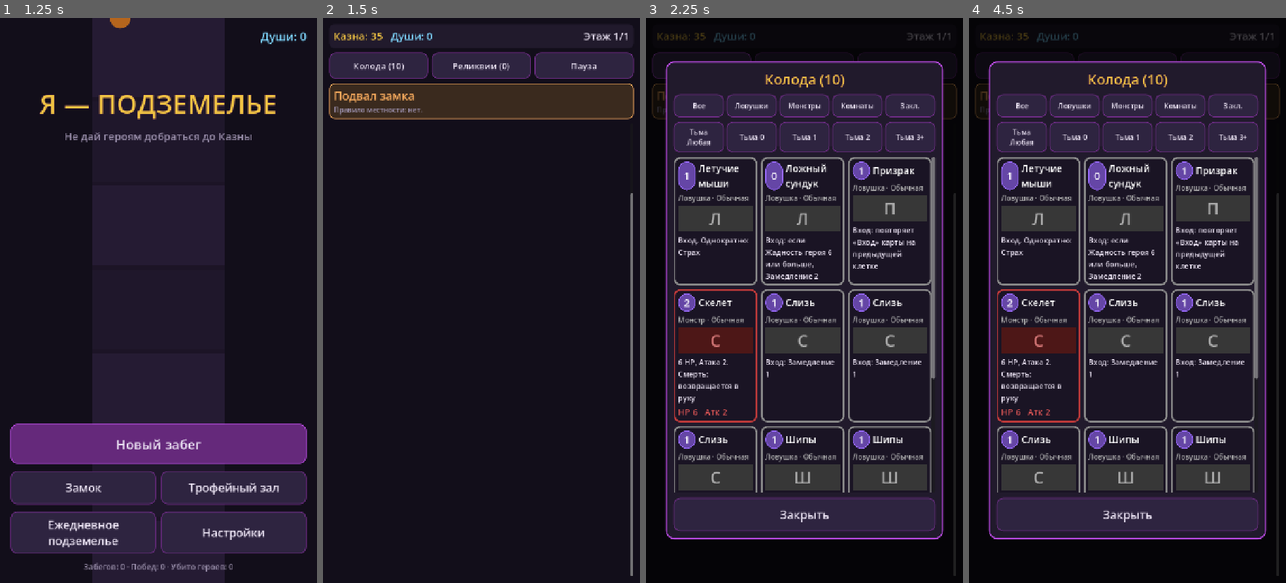
Above: before the commit, frames 1-4 (left to right).
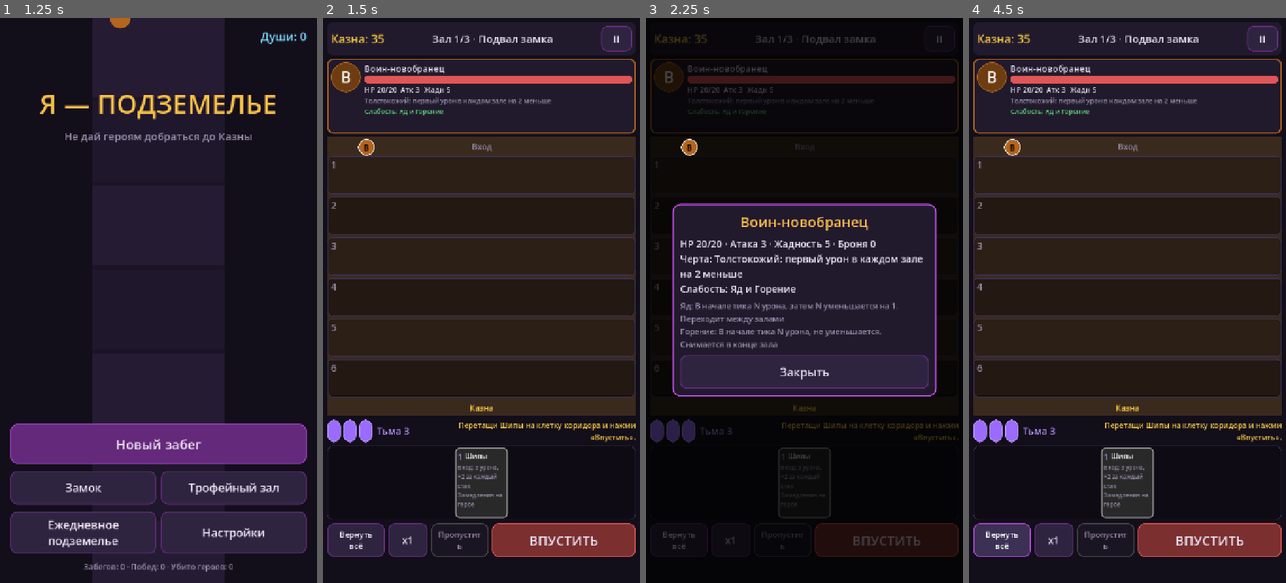
Above: after the commit, the same moments.

Repository: evgengoldwar/NeonPrime
Game: Godot game, scene res://scenes/main.tscn
The game is run twice, just before and just after one commit, with the same random seed, the same clock (stepped at 60 frames per second) and the same inputs.
Inputs (mouse positions are in pixels of both pictures, inside the frame that each line leads up to):
- Up to frame 1 (1.25 s): move the mouse to (228, 272) at 0.52 s; click (228, 272) at 0.67 s
- Up to frame 2 (1.5 s): click "Новый забег" at 1.25 s
- Up to frame 3 (2.25 s): click (703, 63) at 2 s, where only the run before the commit has a clickable "Колода (10)"
- Up to frame 4 (4.5 s): click (1263, 40) at 2.75 s, where only the run after the commit has a clickable "II"; click "Реликвии (0)" (after the commit: "Закрыть") at 3.5 s; click (1000, 537) at 4.25 s, where only the run after the commit has a clickable "Вернуть всё"

Frame 1 is identical in both runs. In frame 2, 48% of the frame differs, in the area x 1-99%, y 1-99%; in frame 3, 64%; in frame 4, 55%.
Error before the commit: Parse Error: Cannot infer the type of "allowed" variable because the value doesn't have a set type. (res://scripts/core/battle.gd:606)

Commit message:
Явно указать типы там, где анализатор не может их вывести
Co-Authored-By: Claude Opus 5.5 <noreply@anthropic.com>
Claude-Session: https://claude.ai/code/session_01CBXFTShUYY1UPBHpFGh8b6

Diff:
--- a/scripts/core/battle.gd
+++ b/scripts/core/battle.gd
@@ -405,7 +405,7 @@
 	if _has_trait(h, "boss_fearless") and h.phase == 2:
 		h.slow = 0
 	if _has_trait(h, "boss_dismantle"):
-		var n := 2 if h.phase == 2 else 1
+		var n: int = 2 if h.phase == 2 else 1
 		for k in n:
 			var best := -1
 			for i in corridor_len:
@@ -603,7 +603,7 @@
 		return
 	if d.type == "trap":
 		if _has_trait(h, "agile") and not h.trap_skipped:
-			var allowed := not (Game.has_collection("thief") and h.trait == "agile" and hall > 0)
+			var allowed: bool = not (Game.has_collection("thief") and h.trait == "agile" and hall > 0)
 			if allowed:
 				h.trap_skipped = true
 				_msg(h, "Перепрыгнул " + d.name)
--- a/scripts/screens/battle.gd
+++ b/scripts/screens/battle.gd
@@ -273,7 +273,7 @@
 		for ch in cp.get_children():
 			ch.queue_free()
 		var closed: bool = i >= b.corridor_len
-		var even := i % 2 == 0
+		var even: bool = i % 2 == 0
 		var base := Color(0, 0, 0, 0.25) if even else Color(0, 0, 0, 0.4)
 		var border := UI.PANEL3
 		if selected >= 0 and selected < b.hand.size() and b.phase == "prep" and not closed:
--- a/scripts/screens/map.gd
+++ b/scripts/screens/map.gd
@@ -62,7 +62,7 @@
 	for n in Game.run.map.nodes:
 		var pos := _node_pos(n)
 		positions[int(n.id)] = pos
-		var is_avail := int(n.id) in avail
+		var is_avail: bool = int(n.id) in avail
 		var visited: bool = n.get("visited", false)
 		var col: Color = NODE_COLORS.get(n.type, Color.GRAY)
 		var sz := 116.0 if n.type == "boss" else 92.0
